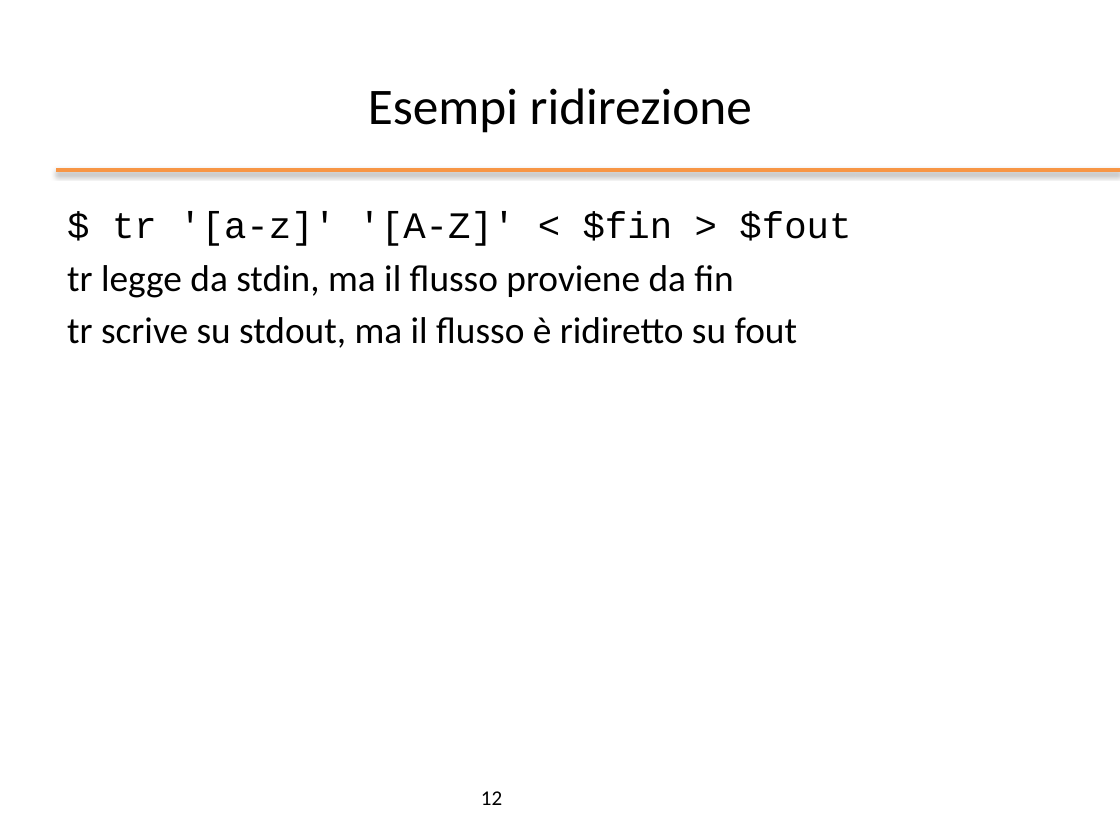
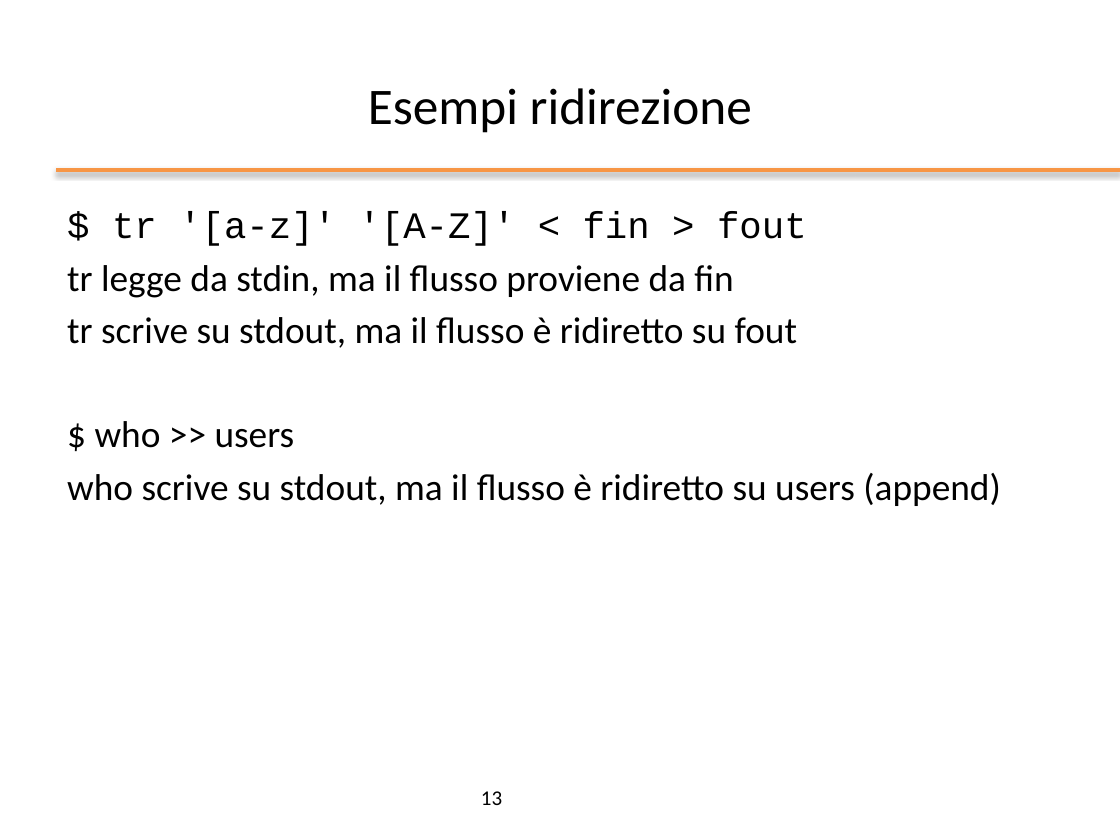
Before and after one commit to nbicocchi/operatingsystemsbsc, a slide deck: slide 13 of slides/ppt/02_Bash Basics.pptx (slide 12 before the commit). Drawn at 1120x840 pixels with LibreOffice and Linux fonts; fonts in the diff are those of the drawing; background and template pictures are left out. Boxes give left, top, right and bottom in pixels: in the first picture for what was removed or moved away, otherwise in the second. Text is boxed around its words. In the diff, an @@ line names an element or a change of style, - is before the commit and + after.

```diff
--- a/slides/ppt/02_Bash Basics.pptx
+++ b/slides/ppt/02_Bash Basics.pptx
@@ text at box(112, 212, 807, 246): text changed @@
-$ tr '[a-z]' '[A-Z]' < $fin > $fout
+$ tr '[a-z]' '[A-Z]' < fin > fout
@@ text at box(67, 421, 1000, 506): paragraphs added @@
+$ who >> users
+who scrive su stdout, ma il flusso è ridiretto su users (append)
@@ page number at box(481, 791, 502, 805): text changed @@
-12
+13
```
Also in this commit, not shown: 20 other slides changed, 6 slides added, 3 other files.
